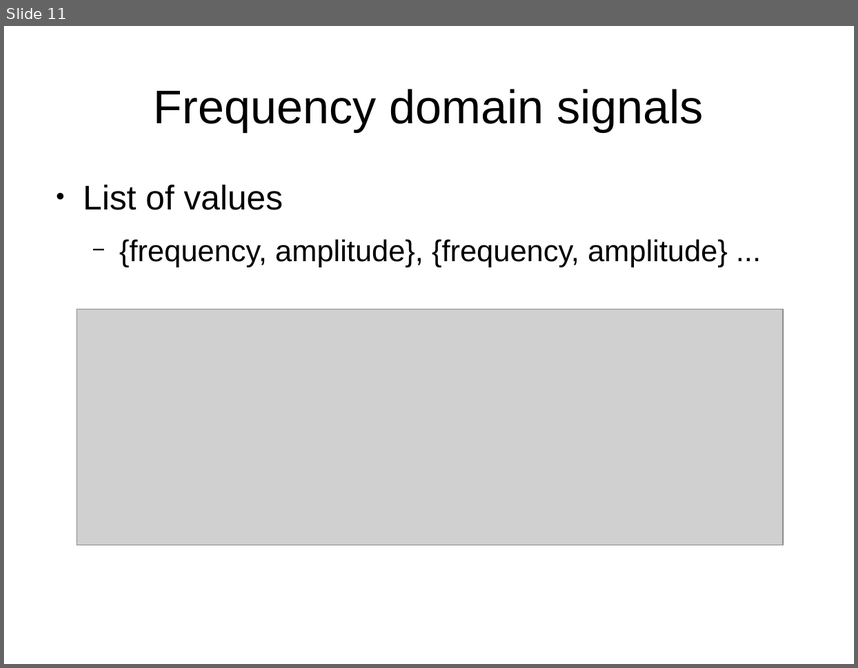
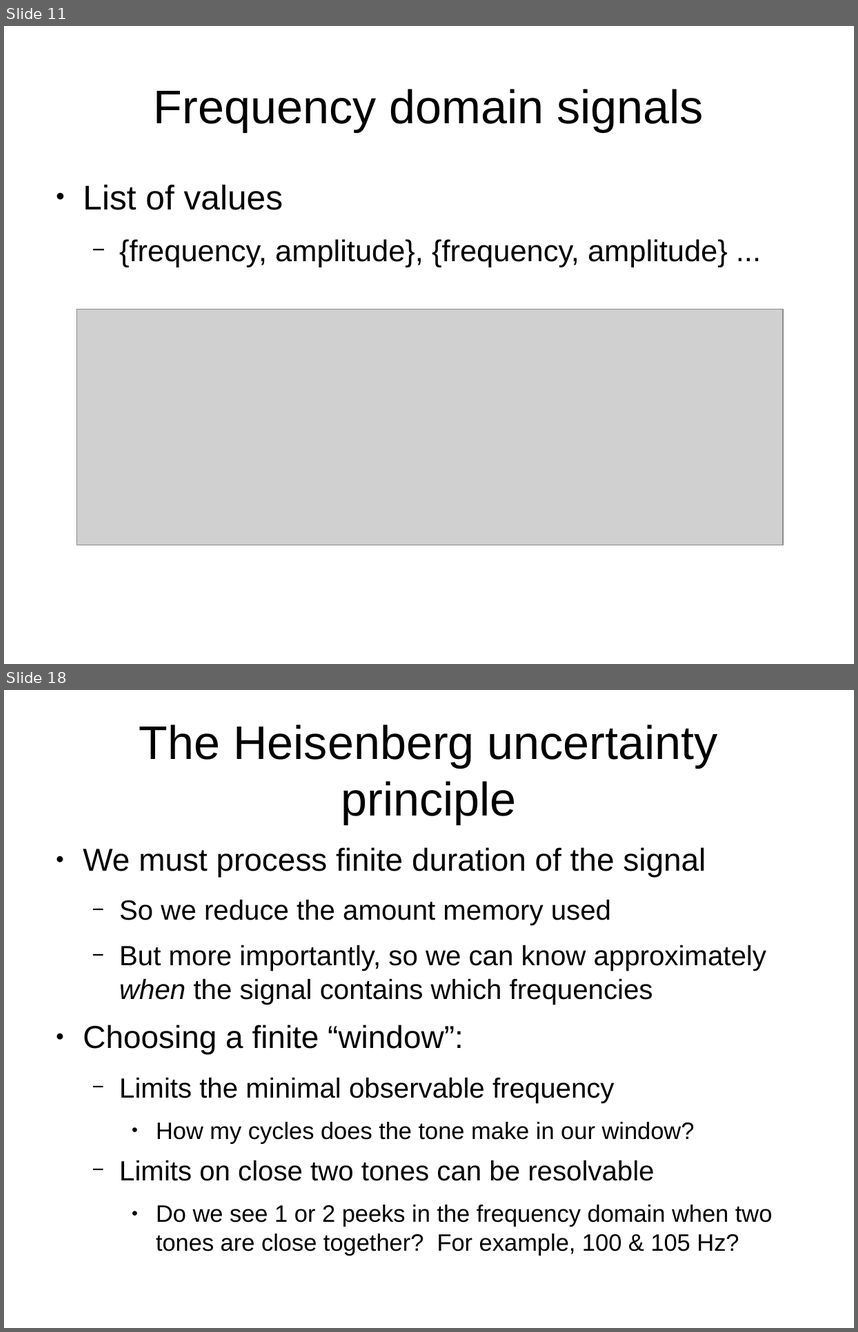
Before and after one commit to weegreenblobbie/sd_audio_hackers, a slide deck: spectrograms_explained/presentation_spectrograms_explained.odp. Shown one above the other, each under a label of ours: slide 11 before the commit, slides 11 and 18 after it; the slides between them are not shown. The pictures are 858x668 and 858x1332 pixels, drawn with LibreOffice and Linux fonts; fonts in the diff are those of the drawing; grey boxes stand for pictures. Boxes give left, top, right and bottom in pixels: in the first picture for what was removed or moved away, otherwise in the second. Text is boxed around its words. In the diff, an @@ line names an element or a change of style, - is before the commit and + after.

Commit message:
added heisenberg slides

```diff
--- a/spectrograms_explained/presentation_spectrograms_explained.odp
+++ b/spectrograms_explained/presentation_spectrograms_explained.odp
@@ slide 18 added at (x1=4, y1=690, x2=854, y2=1328), background #FFFFFF @@
@@ title added at (x1=139, y1=724, x2=718, y2=825), 44 pt, text #000000 @@
+The Heisenberg uncertainty principle
@@ text added at (x1=83, y1=847, x2=773, y2=1255), 25.9 pt, text #000000 @@
+● We must process finite duration of the signal
+  − So we reduce the amount memory used
+  − But more importantly, so we can know approximately when the signal contains which frequencies
+● Choosing a finite “window”:
+  − Limits the minimal observable frequency
+    ● How my cycles does the tone make in our window?
+  − Limits on close two tones can be resolvable
+    ● Do we see 1 or 2 peeks in the frequency domain when two tones are close together? For example, 100 & 105 Hz?
```
Also in this commit, not shown: 3 slides changed, 9 other slides added, 1 other file.
